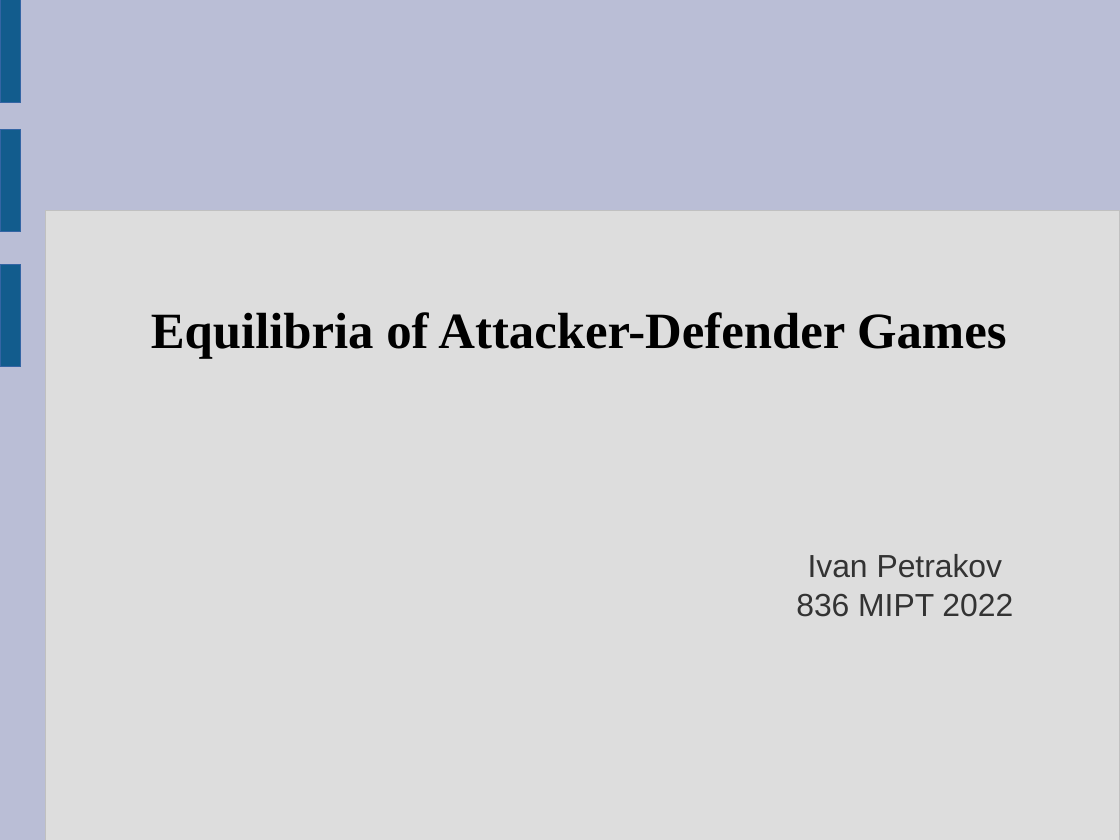
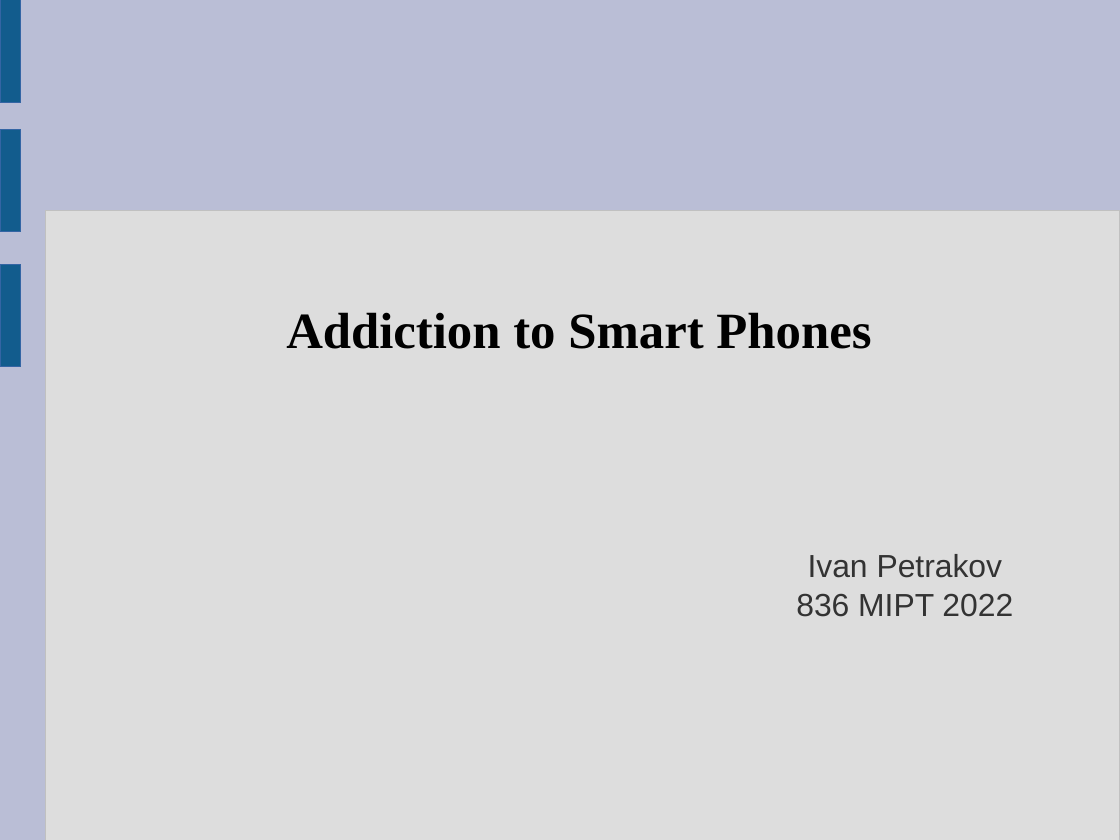
Before and after one commit to llmontoryxd/english, a slide deck: slide 1 of Presentation_8sem_1.odp. Drawn at 1120x840 pixels with LibreOffice and Linux fonts; fonts in the diff are those of the drawing. Boxes give left, top, right and bottom in pixels: in the first picture for what was removed or moved away, otherwise in the second. Text is boxed around its words. In the diff, an @@ line names an element or a change of style, - is before the commit and + after.

```diff
--- a/Presentation_8sem_1.odp
+++ b/Presentation_8sem_1.odp
@@ subtitle at [286,312,871,349]: text changed @@
-Equilibria of Attacker-Defender Games
+Addiction to Smart Phones
```
Also in this commit, not shown: 6 slides added, 5 slides removed, 18 other files.
